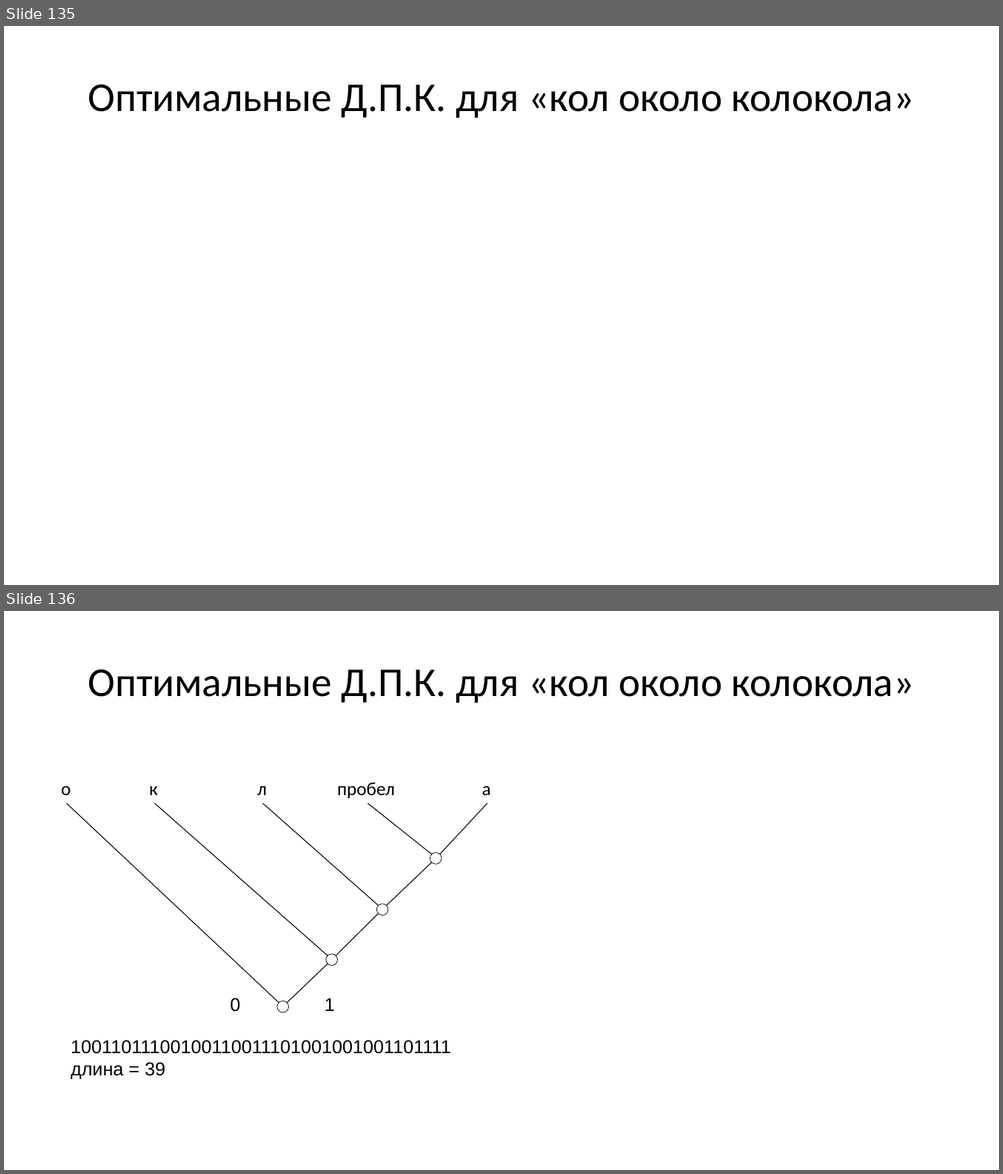
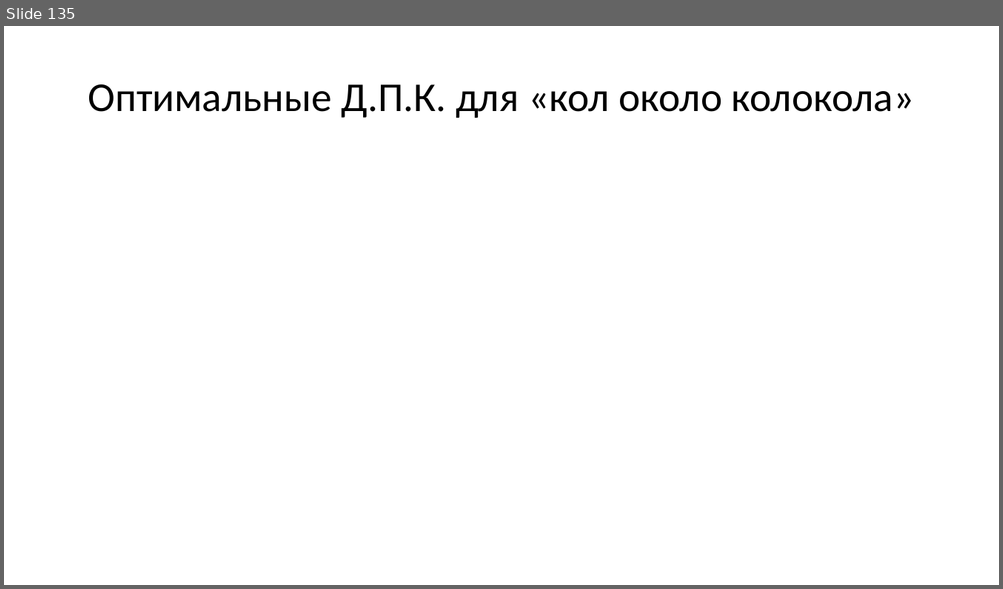
Before and after one commit to Evgueni-Petrov-aka-espetrov/Algorithms-and-Programming-in-C-pptx, a slide deck: 14 Кодирование.pptx. Shown one above the other, each under a label of ours: slides 135 and 136 before the commit, slide 135 after it. The pictures are 1003x1174 and 1003x589 pixels, drawn with LibreOffice and Linux fonts; fonts in the diff are those of the drawing. Boxes give left, top, right and bottom in pixels: in the first picture for what was removed or moved away, otherwise in the second. Text is boxed around its words. In the diff, an @@ line names an element or a change of style, - is before the commit and + after.

```diff
--- a/14 Кодирование.pptx
+++ b/14 Кодирование.pptx
@@ slide 136 removed at (4, 611, 999, 1170), background #FFFFFF @@
@@ title removed at (88, 669, 914, 703) @@
-Оптимальные Д.П.К. для «кол около колокола»
@@ rectangle removed at (512, 721, 960, 1126) @@
@@ group removed at (61, 783, 491, 1013): 8 lines, 5 texts, 4 ellipses @@
-к
-пробел
-о
-л
-а
@@ text removed at (230, 998, 240, 1012) @@
-0
@@ text removed at (324, 998, 335, 1011) @@
-1
@@ text removed at (71, 1040, 451, 1079) @@
-10011011100100110011101001001001101111
-длина = 39
```
Also in this commit, not shown: 39 slides changed, 3 slides added, 9 other slides removed.
